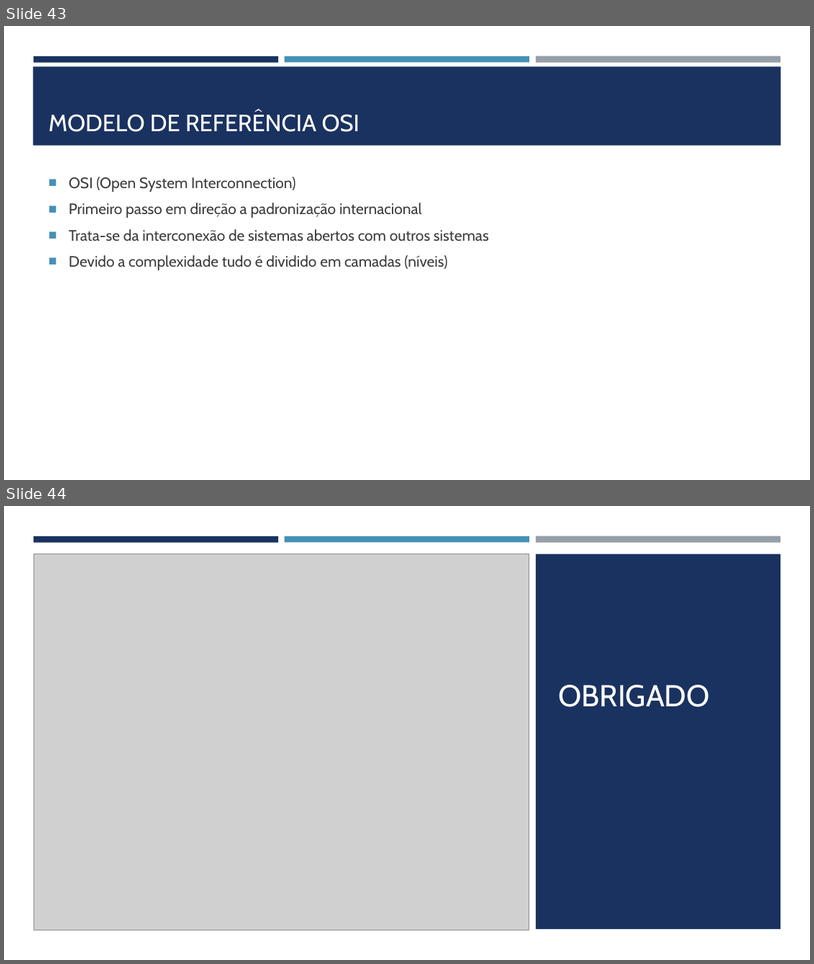
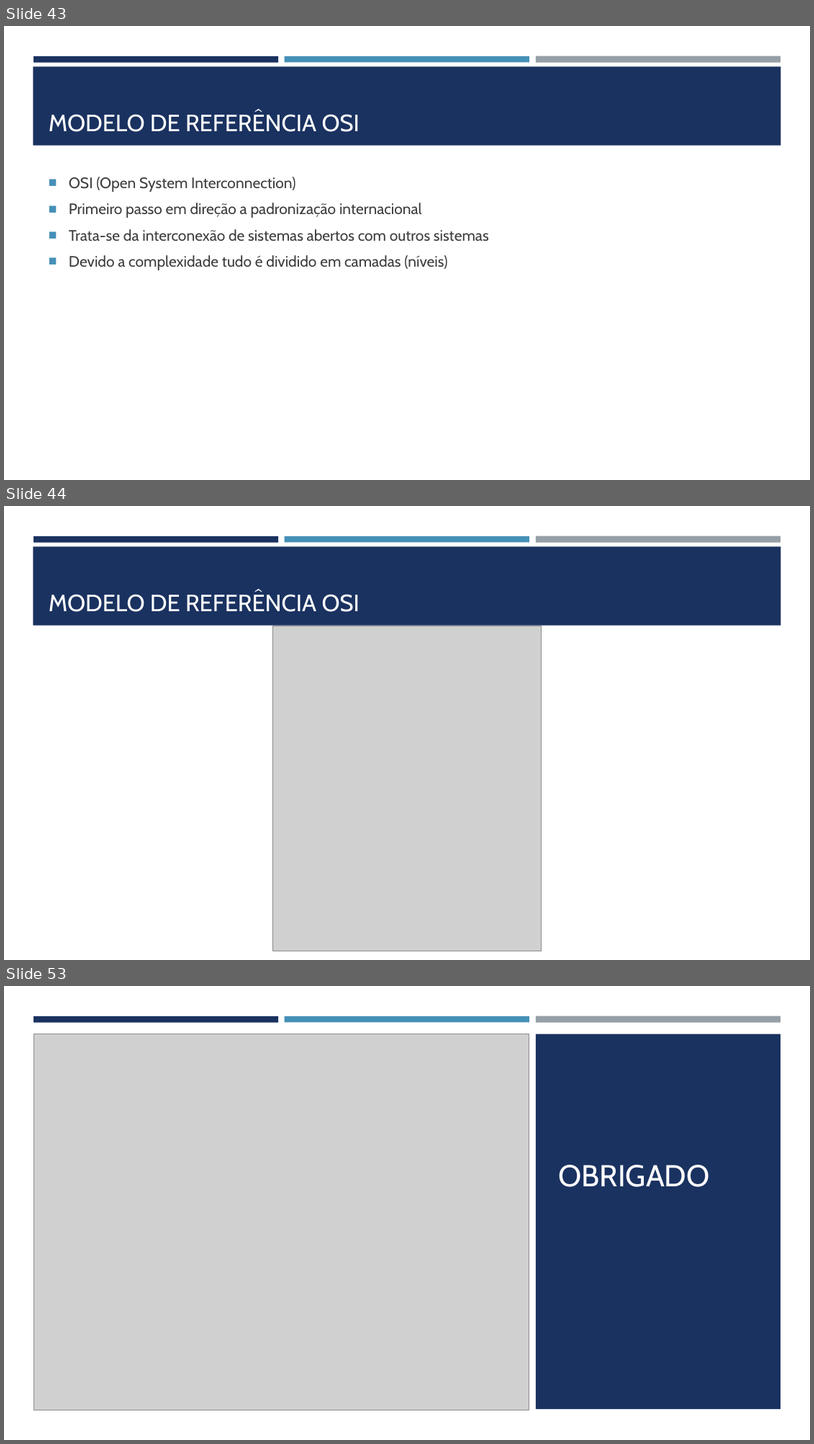
Before and after one commit to joelteixeiradacunha/aulas_php_mysql, a slide deck: Redes/REDES DE COMPUTADORES.pptx. Shown one above the other, each under a label of ours: slides 43 and 44 before the commit, slides 43, 44 and 53 after it; the slides between them are not shown. The pictures are 814x964 and 814x1444 pixels, drawn with LibreOffice and Linux fonts; fonts in the diff are those of the drawing; grey boxes stand for pictures. Boxes give left, top, right and bottom in pixels: in the first picture for what was removed or moved away, otherwise in the second. Text is boxed around its words. In the diff, an @@ line names an element or a change of style, - is before the commit and + after.

```diff
--- a/Redes/REDES DE COMPUTADORES.pptx
+++ b/Redes/REDES DE COMPUTADORES.pptx
@@ slide 44 added at (4,506,810,960), background #FFFFFF; not listed: 4 template elements that a slide beside it also shows @@
@@ title added at (49,594,360,612), 28 pt, text #FFFFFF @@
+MODELO DE REFERÊNCIA OSI
@@ picture added at (273,626,542,951) @@
@@ what was slide 44 is now slide 53 @@
```
Also in this commit, not shown: 8 other slides added, 2 other files.
